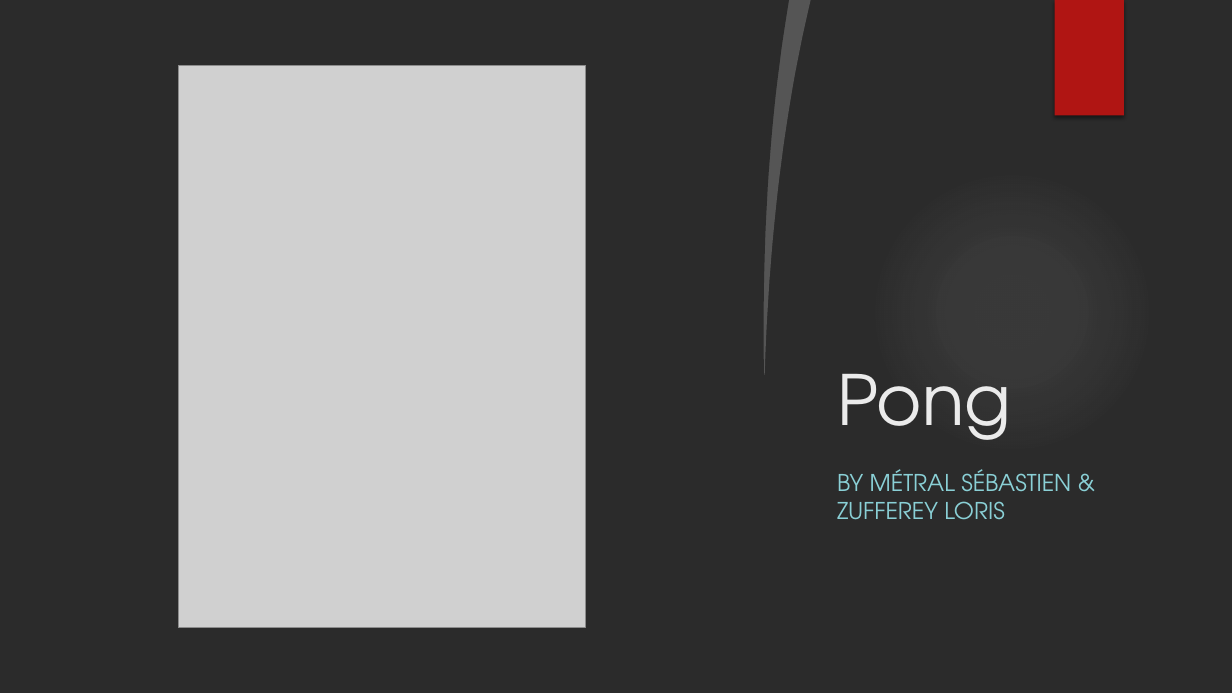
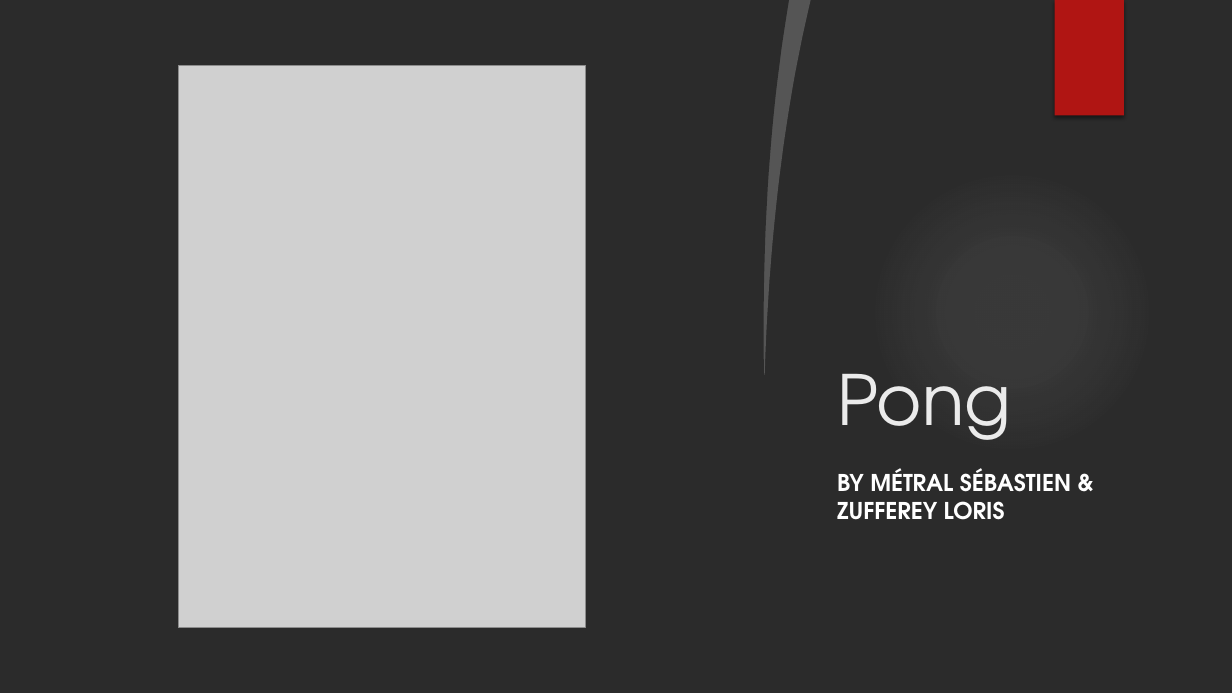
Before and after one commit to SuperBeurk/SummerSchool, a slide deck: slide 1 of Presentation_METS_ZUFL.pptx. Drawn at 1232x693 pixels with LibreOffice and Linux fonts; fonts in the diff are those of the drawing; grey boxes stand for pictures; background and template pictures are left out; a plain dark background stands for a picture behind light text. Boxes give left, top, right and bottom in pixels: in the first picture for what was removed or moved away, otherwise in the second. Text is boxed around its words. In the diff, an @@ line names an element or a change of style, - is before the commit and + after.

```diff
--- a/Presentation_METS_ZUFL.pptx
+++ b/Presentation_METS_ZUFL.pptx
@@ subtitle "BY MÉTRAL SÉBASTIEN & ZUFFEREY ..." at (837,468,1071,520): text colour #8AD0D6 to #FFFFFF, bold on @@
```
Also in this commit, not shown: 1 other slide changed, 1 slide added, 2 other files.
